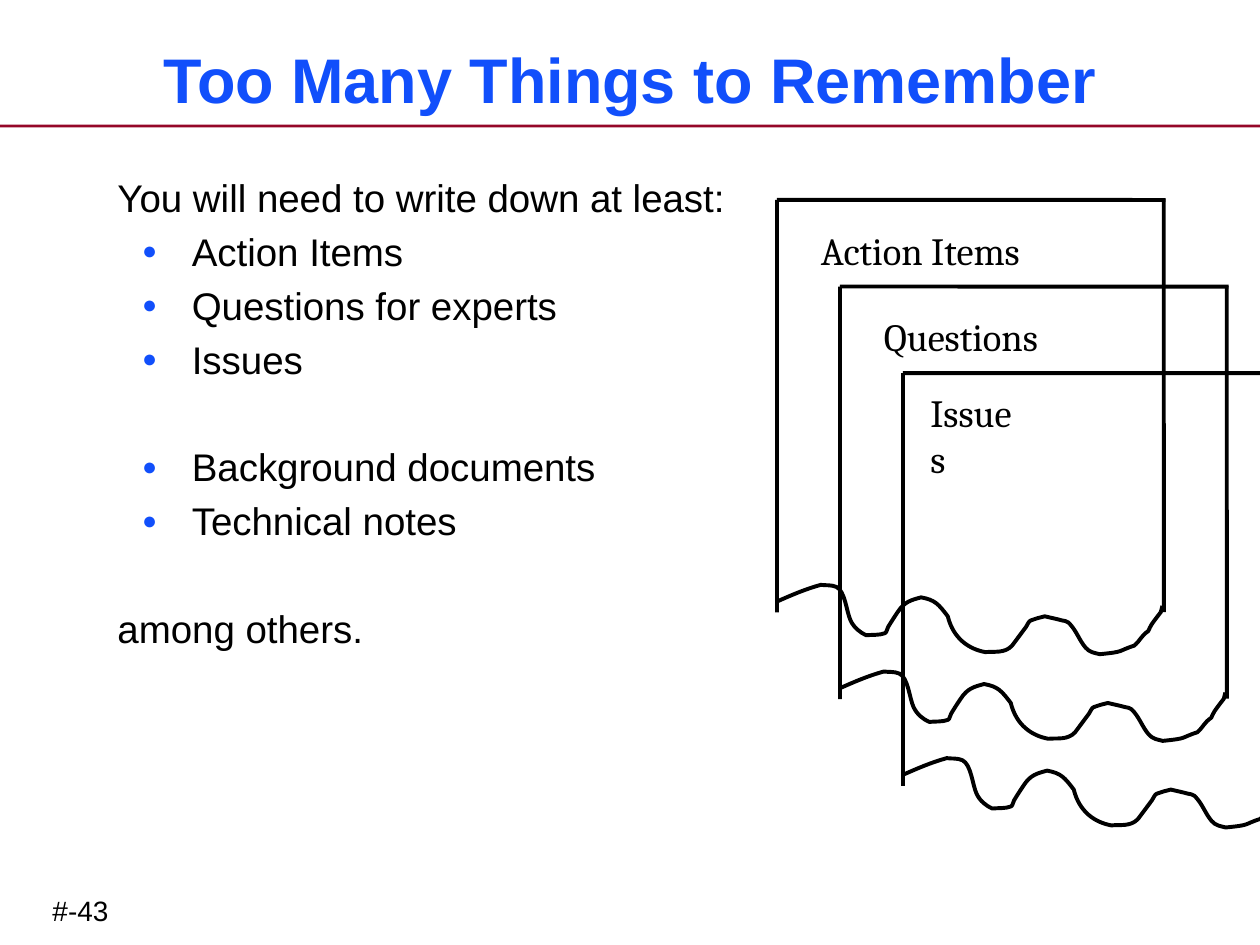
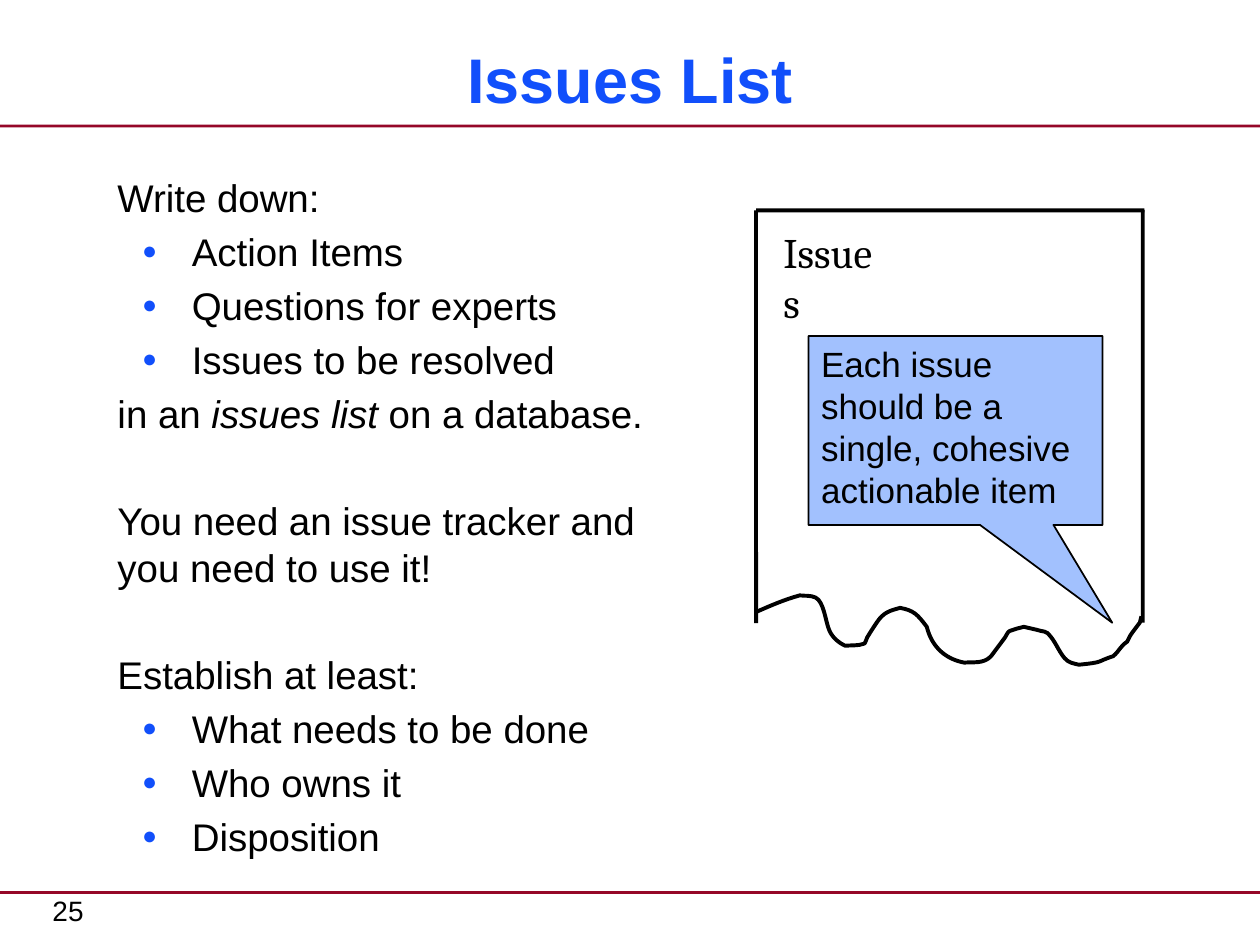
Before and after one commit to xtuml/training, a slide deck: slide 25 of courses/xtUML-Modeling/Requirements-Clarification/RequirementsClarification-CourseSlides.pptx (slide 39 before the commit). Drawn at 1260x945 pixels with LibreOffice and Linux fonts; fonts in the diff are those of the drawing. Boxes give left, top, right and bottom in pixels: in the first picture for what was removed or moved away, otherwise in the second. Text is boxed around its words. In the diff, an @@ line names an element or a change of style, - is before the commit and + after.

```diff
--- a/courses/xtUML-Modeling/Requirements-Clarification/RequirementsClarification-CourseSlides.pptx
+++ b/courses/xtUML-Modeling/Requirements-Clarification/RequirementsClarification-CourseSlides.pptx
@@ text "Issues": place and size @@
-text "Issues" at <box>919,383,1040,442</box>
+text "Issues" at <box>467,59,663,104</box>
@@ text "Issues" at <box>467,59,663,104</box>: size 22 to 24 pt @@
@@ text at <box>117,184,319,213</box>: text changed @@
-You will need to write down at least:
+Write down:
@@ line moved from (903, 373) - (1260, 373) to (756, 210) - (1144, 210) @@
@@ line moved from (903, 373) - (903, 786) to (756, 210) - (756, 622) @@
@@ group removed at <box>777,200,1166,654</box>: 2 lines, 1 freeform shape, 1 text @@
-Action Items
@@ line moved from (1164, 199) - (1164, 612) to (1143, 210) - (1143, 622) @@
@@ group removed at <box>840,286,1228,741</box>: 3 lines, 1 freeform shape, 1 text @@
-Questions
@@ text at <box>117,346,643,859</box>: text changed @@
-  ● Issues
-  ● Background documents
-  ● Technical notes
-among others.
+  ● Issues to be resolved
+in an issues list on a database.
+You need an issue tracker and
+you need to use it!
+Establish at least:
+  ● What needs to be done
+  ● Who owns it
+  ● Disposition
@@ speech box added at <box>809,336,1102,525</box>, fill #A2C1FE, outline #000000 1 pt, 20 pt, text #000000 @@
+Each issue should be a single, cohesive actionable item
@@ title at <box>211,400,378,429</box>: text changed @@
-Too Many Things to Remember
+Issues List
@@ freeform shape: place and size @@
-freeform shape at <box>903,759,1260,828</box>
+freeform shape at <box>756,595,1142,664</box>
@@ line added from (0, 892) to (1260, 892), #950728 1.5 pt @@
@@ page number at <box>52,901,83,922</box>: text changed @@
-#-43
+25
```
Also in this commit, not shown: 124 other slides changed, 9 slides added, 33 slides removed.
